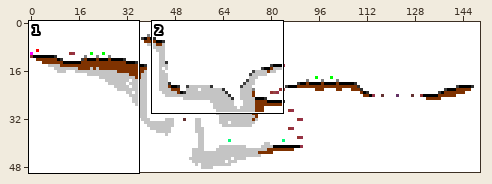
Two states of a sprite sheet, Performance_Shooter/res/maps/map_1.png. The picture above shows the old version from afar; the outline marks the close-up.
Close-up. Before the commit:
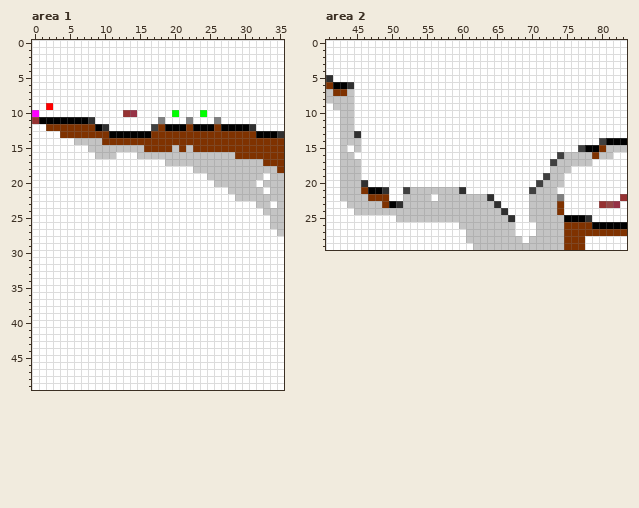
The file is 150x50 pixels. Colours within 5 levels of each other are drawn and written as one. Shown: area 1: x 0..35, y 0..49; area 2: x 41..83, y 0..29.
And afterwards:
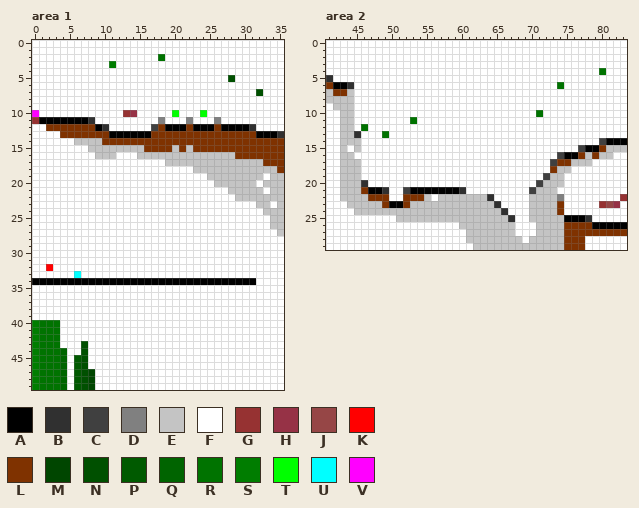
Palette (. is transparent): A #000000  B #303030  C #404040  D #808080  E #c4c4c4  F #ffffff  G #963232  H #963246  J #964646  K #ff0000  L #7f3200  M #004600  N #005000  P #005a00  Q #006400  R #007300  S #007d00  T #00ff00  U #00ffff  V #ff00ff
From old to new:
Area 1:
y 2: x 18 F -> R
y 3: x 11 F -> S
y 5: x 28 F -> N
y 7: x 32 F -> N
y 9: x 2 K -> F
y 32: x 2 F -> K
y 33: x 6 F -> U
y 34: x 0..31 FFFFFFFFFFFFFFFFFFFFFFFFFFFFFFFF -> AAAAAAAAAAAAAAAAAAAAAAAAAAAAAAAA
y 40..42: x 0..3 FFFF -> SRRR
y 43: x 0..3 FFFF -> SRRR; x 7 F -> N
y 44: x 0..4 FFFFF -> SRRRQ; x 7 F -> N
y 45..46: x 0..4 FFFFF -> SRRRQ; x 6..7 FF -> PN
y 47..49: x 0..4 FFFFF -> SRRRQ; x 6..8 FFF -> PNM
Area 2:
y 4: x 80 F -> R
y 6: x 74 F -> R
y 10: x 71 F -> R
y 11: x 53 F -> R
y 12: x 46 F -> R
y 13: x 49 F -> R
y 16: x 75..77 EEE -> AAL
y 17: x 74..75 EE -> LL
y 18: x 73 E -> L
y 21: x 53..59 EEEEEEE -> AAAAAAA
y 22: x 52..54 EEE -> LLL
y 23: x 51..52 BE -> AL
